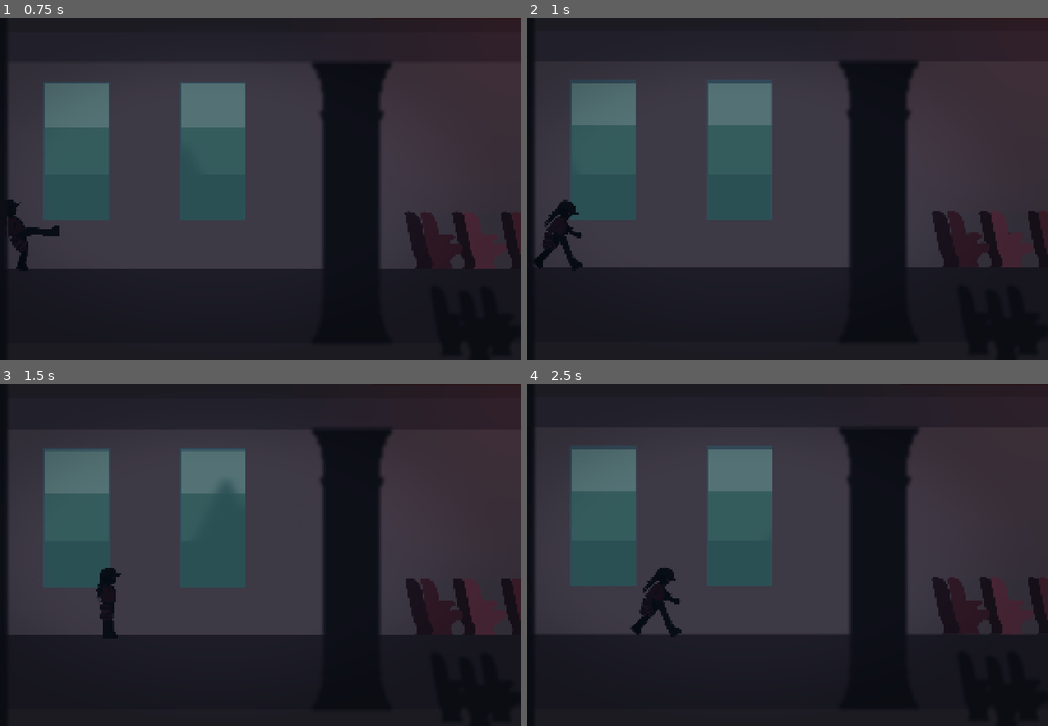
Above: before the commit, frames 1-4 (two rows, left to right).
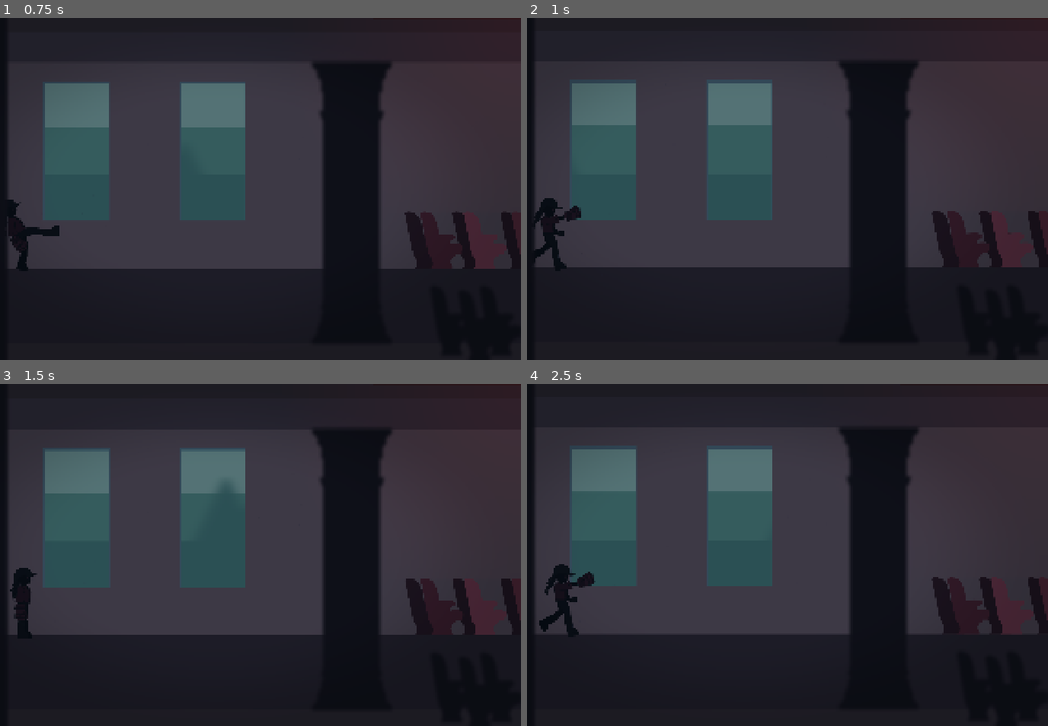
Above: after the commit, the same moments.

Repository: diegocolino/Tren-Test01
Game: Godot game, scene res://scenes/Vagon1.tscn
The game is run twice, just before and just after one commit, with the same random seed, the same clock (stepped at 60 frames per second) and the same inputs. Sound files missing from this copy of the repository are replaced by a short silence.
Inputs (mouse positions are in pixels of both pictures, inside the frame that each line leads up to):
- Up to frame 1 (0.75 s): tap Enter (ui_accept) at 0.5 s; move the mouse to (349, 171) at 0.52 s; hold D (move_right) from 0.53 s (still down); tap Q (attack_kick) at 0.6 s; click (349, 171) at 0.67 s
- Up to frame 2 (1 s): keep holding D (move_right); tap Space (jump) at 0.77 s; tap W (attack_punch) at 0.8 s
- Up to frame 3 (1.5 s): release D (move_right) at 1.25 s; drag from (93, 572) to (187, 623) at 1.27 s
- Up to frame 4 (2.5 s): move the mouse to (803, 479) at 2.02 s; hold D (move_right) from 2.03 s (still down); tap Q (attack_kick) at 2.1 s; tap W (attack_punch) at 2.3 s

Frame 1 is identical in both runs. In frame 2, 0.9% of the frame differs, in the area x 1-11%, y 52-73%; in frame 3, 1.1%; in frame 4, 1.6%, in the area x 2-30%, y 52-74%.

Commit message:
feat(combat): cross-cancels W↔Q tight + chain preservation through FrontalKick (V1.2 substep 4)
Closes V1.2 sub-paso 4 with two pieces:

1. CROSS-CANCELS TIGHT during recovery:
   - Jab/Cross/Hook recovery accepts Q → FrontalKick contextual
   - FrontalKick recovery accepts W → next W in chain (or Jab if no chain)
   - FrontalKick recovery accepts Q → another FrontalKick standalone
   - Uppercut does NOT accept Q (decision e: W4 closes chain dramatically)
   - W has precedence over Q if both pressed same frame
     (chain is the main combat line, Q is the deviation)
   - New KiveStats.q_cancel_window (0.15s, separate from w_chain_cancel_window)

2. CHAIN PRESERVATION through FrontalKick:
   - When entering FrontalKick mid-W-chain (is_chain_active() == true),
     _w_chain_timer resets to 0.0 to "freeze" the chain timeout during Q.
   - When exiting FrontalKick, the chain is still active and W returns to
     next in chain (Jab→Q→W = Cross, Cross→Q→W = Hook, etc).
   - Q standalone does NOT reset the timer — preserves "first W is always Jab"
     after standalone Q.
   - Coherent with GDD §3.4: "Q intercepts the flow, doesn't reset it".

Combos enabled / verified with AgentDummy:
  Jab → Q → Cross = kill selectiva via STUNT (3 inputs)
  Cross → Q → Hook = kill selectiva via KO suelo (3 inputs)
  Hook → Q → Uppercut = kill selectiva via AIRTIME (3 inputs)
  FrontalKick → Q → FrontalKick (Q spam standalone, q_context recalculated)
  Q standalone → W = Jab (chain remains uninitialized)

Required state_machine fix prerequisite (separate commit):
Removed defensive guard `next != current_state_name` to allow self-transitions.

Co-Authored-By: Claude Opus 4.6 (1M context) <noreply@anthropic.com>

Diff:
--- a/player/states/combat/kicks/frontal_kick.gd
+++ b/player/states/combat/kicks/frontal_kick.gd
@@ -12,6 +12,8 @@
 	stats = kive.stats
 
 	kive.q_context = kive.get_q_context_from_chain()
+	if kive.is_chain_active():
+		kive._w_chain_timer = 0.0  # preserve chain during FrontalKick
 	kive.current_attack_type = "kick"
 	kive.velocity.x = 0
 
@@ -65,6 +67,18 @@
 				phase_timer = 0.0
 				kive.sprite.play("idle")
 		"recovery":
+			var in_cancel_window: bool = phase_timer >= stats.kick_recovery - stats.q_cancel_window
+			if in_cancel_window and Input.is_action_just_pressed("attack_punch"):
+				if DebugOverlay.show_debug_text:
+					print("[FrontalKick] CANCEL TIGHT → W at recovery_t=%.3f" % phase_timer)
+				if kive.is_chain_active():
+					return kive.get_w_chain_next()
+				else:
+					return &"Jab"
+			if in_cancel_window and Input.is_action_just_pressed("attack_kick"):
+				if DebugOverlay.show_debug_text:
+					print("[FrontalKick] CANCEL TIGHT → FrontalKick (spam) at recovery_t=%.3f" % phase_timer)
+				return &"FrontalKick"
 			if phase_timer >= stats.kick_recovery:
 				return _decide_next_state()
 
--- a/player/states/combat/red_fist/cross.gd
+++ b/player/states/combat/red_fist/cross.gd
@@ -50,6 +50,10 @@
 			var in_cancel_window: bool = phase_timer >= stats.punch_recovery - stats.w_chain_cancel_window
 			if in_cancel_window and Input.is_action_just_pressed("attack_punch"):
 				return &"Hook"
+			if in_cancel_window and Input.is_action_just_pressed("attack_kick"):
+				if DebugOverlay.show_debug_text:
+					print("[Cross] CANCEL TIGHT → FrontalKick at recovery_t=%.3f" % phase_timer)
+				return &"FrontalKick"
 			if phase_timer >= stats.punch_recovery:
 				return _decide_next_state()
 
--- a/player/states/combat/red_fist/hook.gd
+++ b/player/states/combat/red_fist/hook.gd
@@ -50,6 +50,10 @@
 			var in_cancel_window: bool = phase_timer >= stats.punch_recovery - stats.w_chain_cancel_window
 			if in_cancel_window and Input.is_action_just_pressed("attack_punch"):
 				return &"Uppercut"
+			if in_cancel_window and Input.is_action_just_pressed("attack_kick"):
+				if DebugOverlay.show_debug_text:
+					print("[Hook] CANCEL TIGHT → FrontalKick at recovery_t=%.3f" % phase_timer)
+				return &"FrontalKick"
 			if phase_timer >= stats.punch_recovery:
 				return _decide_next_state()
 
--- a/player/states/combat/red_fist/jab.gd
+++ b/player/states/combat/red_fist/jab.gd
@@ -50,6 +50,10 @@
 			var in_cancel_window: bool = phase_timer >= stats.punch_recovery - stats.w_chain_cancel_window
 			if in_cancel_window and Input.is_action_just_pressed("attack_punch"):
 				return &"Cross"
+			if in_cancel_window and Input.is_action_just_pressed("attack_kick"):
+				if DebugOverlay.show_debug_text:
+					print("[Jab] CANCEL TIGHT → FrontalKick at recovery_t=%.3f" % phase_timer)
+				return &"FrontalKick"
 			if phase_timer >= stats.punch_recovery:
 				return _decide_next_state()
 
--- a/player/stats/kive_stats.gd
+++ b/player/stats/kive_stats.gd
@@ -57,7 +57,10 @@
 @export_subgroup("W chain")
 @export var w_chain_cancel_window: float = 0.15
 @export var w_chain_reset_timeout: float = 0.6
-@export var combat_friction: float = 800.0
+@export var combat_friction: float = 2400.0
+
+@export_subgroup("Q cancel")
+@export var q_cancel_window: float = 0.15  # cancel window during FrontalKick recovery → W or Q
 
 @export_subgroup("Hitbox lifetimes")
 @export var punch_hitbox_active_frames: int = 3
